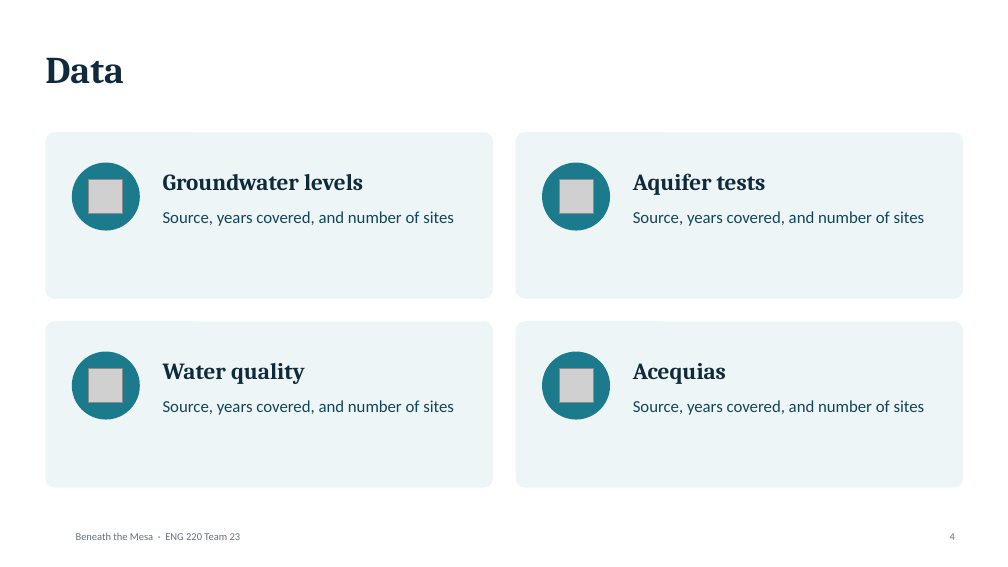
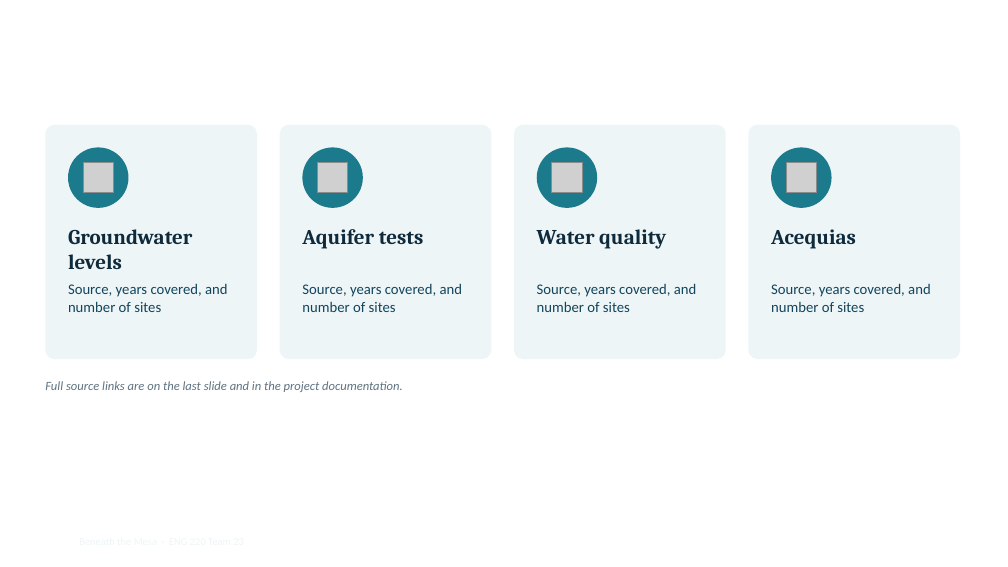
Before and after one commit to pdjordj11/eng_220_aquifer_project, a slide deck: slide 4 of docs/files/beneath_the_mesa_slides.pptx. Drawn at 1008x567 pixels with LibreOffice and Linux fonts; fonts in the diff are those of the drawing; grey boxes stand for pictures; background and template pictures are left out. Boxes give left, top, right and bottom in pixels: in the first picture for what was removed or moved away, otherwise in the second. Text is boxed around its words. In the diff, an @@ line names an element or a change of style, - is before the commit and + after.

Commit message:
Update slides: option A design with camera circle

```diff
--- a/docs/files/beneath_the_mesa_slides.pptx
+++ b/docs/files/beneath_the_mesa_slides.pptx
@@ title "Data": place and size @@
-title "Data" at [45, 57, 124, 84]
+title "Data" at [45, 15, 650, 83]
@@ title "Data" at [45, 15, 650, 83]: text colour #0E2A3B to #FFFFFF @@
@@ rounded rectangle: place and size @@
-rounded rectangle at [45, 132, 493, 299]
+rounded rectangle at [45, 125, 257, 359]
@@ ellipse: place and size @@
-ellipse at [72, 163, 140, 231]
+ellipse at [68, 147, 129, 208]
@@ rounded rectangle: place and size @@
-rounded rectangle at [516, 132, 963, 299]
+rounded rectangle at [280, 125, 492, 359]
@@ ellipse: place and size @@
-ellipse at [542, 163, 610, 231]
+ellipse at [302, 147, 363, 208]
@@ proportions changed in 4 elements at [45, 125, 257, 359], [749, 125, 960, 359], [280, 125, 492, 359], [514, 125, 726, 359] @@
@@ rounded rectangle: place and size @@
-rounded rectangle at [45, 321, 493, 488]
+rounded rectangle at [514, 125, 726, 359]
@@ ellipse: place and size @@
-ellipse at [72, 352, 140, 420]
+ellipse at [537, 147, 597, 208]
@@ rounded rectangle: place and size @@
-rounded rectangle at [516, 321, 963, 488]
+rounded rectangle at [749, 125, 960, 359]
@@ ellipse: place and size @@
-ellipse at [542, 352, 610, 420]
+ellipse at [771, 147, 832, 208]
@@ picture: place and size @@
-picture at [89, 180, 123, 214]
+picture at [83, 163, 113, 193]
@@ picture: place and size @@
-picture at [559, 180, 593, 214]
+picture at [318, 163, 348, 193]
@@ picture: place and size @@
-picture at [89, 369, 123, 403]
+picture at [552, 163, 582, 193]
@@ picture: place and size @@
-picture at [559, 369, 593, 403]
+picture at [786, 163, 817, 193]
@@ text "Groundwater levels": place and size @@
-text "Groundwater levels" at [163, 174, 363, 191]
+text "Groundwater levels" at [68, 229, 192, 269]
@@ text "Aquifer tests": place and size @@
-text "Aquifer tests" at [633, 173, 766, 195]
+text "Aquifer tests" at [302, 229, 424, 249]
@@ text "Water quality": place and size @@
-text "Water quality" at [163, 363, 305, 384]
+text "Water quality" at [537, 229, 666, 249]
@@ size 22 to 20 pt; vertical alignment middle to top in 4 elements at [68, 229, 192, 269], [302, 229, 424, 249], [537, 229, 666, 249], [771, 229, 856, 249] @@
@@ text "Acequias": place and size @@
-text "Acequias" at [633, 363, 726, 384]
+text "Acequias" at [771, 229, 856, 249]
@@ text "Source, years covered, and number ...": place and size @@
-text "Source, years covered, and number ..." at [163, 211, 454, 226]
+text "Source, years covered, and number ..." at [68, 283, 228, 312]
@@ text "Source, years covered, and number ...": place and size @@
-text "Source, years covered, and number ..." at [633, 211, 925, 226]
+text "Source, years covered, and number ..." at [302, 283, 463, 312]
@@ text "Source, years covered, and number ...": place and size @@
-text "Source, years covered, and number ..." at [163, 400, 454, 415]
+text "Source, years covered, and number ..." at [537, 283, 697, 312]
@@ size 16 to 14 pt in 4 elements at [68, 283, 228, 312], [302, 283, 463, 312], [537, 283, 697, 312], [771, 283, 931, 312] @@
@@ text "Source, years covered, and number ...": place and size @@
-text "Source, years covered, and number ..." at [633, 400, 925, 415]
+text "Source, years covered, and number ..." at [771, 283, 931, 312]
@@ text added at [45, 381, 403, 392], 12 pt, text #5F7380, italic @@
+Full source links are on the last slide and in the project documentation.
@@ page number: place and size @@
-page number at [950, 533, 955, 540]
+page number at [45, 529, 76, 554]
@@ page number at [45, 529, 76, 554]: text colour #5F7380 to #FFFFFF, bold on; alignment right to left @@
@@ text "Beneath the Mesa · ENG ..." at [79, 529, 457, 554]: text colour #5F7380 to #EEF5F7 @@
```
Also in this commit, not shown: 6 other slides changed, 1 other file.
